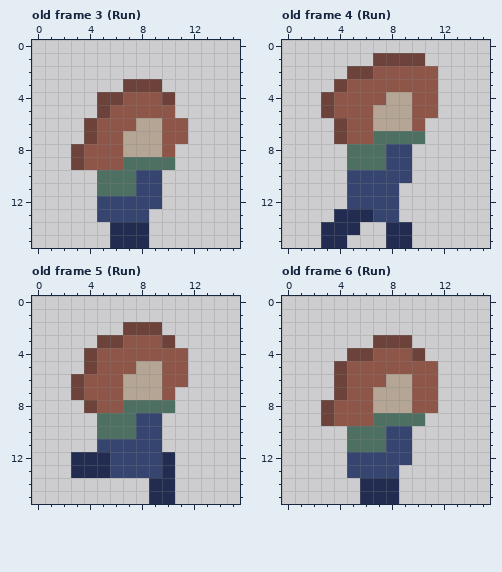
File history of a pixel-art file, Unity Project/Game Off 2025/Assets/Assets/Aseprite Files/Player.aseprite. Above is the file before it was changed.
16x16 pixels, 16 frames. Shown: old frame 3 (Run), old frame 4 (Run), old frame 5 (Run), old frame 6 (Run). The commit also changed other frames, which this record leaves out.
After:
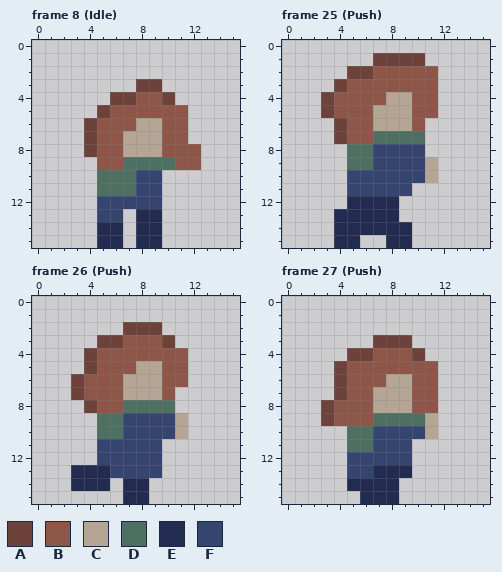
Palette (. is transparent): A #6c423a  B #8e5648  C #b5a594  D #4e7062  E #212c50  F #364470
A new or re-ordered frame is compared with the old frame closest to it.
Log entry: Basic Player Animations Added
The edit:
{"change": "frames 16 -> 38"}
{"where": "frame 8 (Idle) is new; against old frame 3 (Run), layer \"Player\""}
{"frame":8,"y":3,"x":7,"old":"A","new":"."}
{"frame":8,"y":4,"x":5,"old":"A","new":"."}
{"frame":8,"y":4,"x":7,"old":"B","new":"A"}
{"frame":8,"y":5,"x":11,"old":".","new":"B"}
{"frame":8,"y":8,"x":3,"old":"AB","new":".A"}
{"frame":8,"y":8,"x":11,"old":"..","new":"BB"}
{"frame":8,"y":9,"x":3,"old":"AB","new":".."}
{"frame":8,"y":9,"x":11,"old":"..","new":"BB"}
{"frame":8,"y":13,"x":7,"old":"FF.","new":".EE"}
{"frame":8,"y":14,"x":5,"old":".","new":"E"}
{"frame":8,"y":14,"x":7,"old":"E","new":"."}
{"frame":8,"y":14,"x":9,"old":".","new":"E"}
{"frame":8,"y":15,"x":5,"old":".","new":"E"}
{"frame":8,"y":15,"x":7,"old":"E","new":"."}
{"frame":8,"y":15,"x":9,"old":".","new":"E"}
{"where": "frame 25 (Push) is new; against old frame 4 (Run), layer \"Player\""}
{"frame":25,"y":8,"x":7,"old":"D","new":"F"}
{"frame":25,"y":8,"x":10,"old":".","new":"F"}
{"frame":25,"y":9,"x":7,"old":"D","new":"F"}
{"frame":25,"y":9,"x":10,"old":"..","new":"FC"}
{"frame":25,"y":10,"x":10,"old":"..","new":"FC"}
{"frame":25,"y":11,"x":9,"old":".","new":"F"}
{"frame":25,"y":12,"x":5,"old":"FFFF","new":"EEEE"}
{"frame":25,"y":13,"x":7,"old":"FF","new":"EE"}
{"frame":25,"y":14,"x":3,"old":"E","new":"."}
{"frame":25,"y":14,"x":6,"old":"..","new":"EE"}
{"frame":25,"y":15,"x":3,"old":"E","new":"."}
{"frame":25,"y":15,"x":5,"old":".","new":"E"}
{"where": "frame 26 (Push) is new; against old frame 5 (Run), layer \"Player\""}
{"frame":26,"y":9,"x":7,"old":"D","new":"F"}
{"frame":26,"y":9,"x":10,"old":"..","new":"FC"}
{"frame":26,"y":10,"x":7,"old":"D","new":"F"}
{"frame":26,"y":10,"x":10,"old":"..","new":"FC"}
{"frame":26,"y":12,"x":3,"old":"EEE","new":"..F"}
{"frame":26,"y":12,"x":10,"old":"E","new":"."}
{"frame":26,"y":13,"x":10,"old":"E","new":"."}
{"frame":26,"y":14,"x":3,"old":"...","new":"EEE"}
{"frame":26,"y":14,"x":7,"old":"..EE","new":"EE.."}
{"frame":26,"y":15,"x":7,"old":"..EE","new":"EE.."}
{"where": "frame 27 (Push) is new; against old frame 6 (Run), layer \"Player\""}
{"frame":27,"y":9,"x":11,"old":".","new":"C"}
{"frame":27,"y":10,"x":7,"old":"D","new":"F"}
{"frame":27,"y":10,"x":10,"old":"..","new":"FC"}
{"frame":27,"y":11,"x":7,"old":"D","new":"F"}
{"frame":27,"y":13,"x":7,"old":"FF.","new":"EEE"}
{"frame":27,"y":14,"x":5,"old":".","new":"E"}
{"label":"changed","picture_box":[71,79,201,248]}
{"label":"changed","picture_box":[321,144,438,248]}
{"label":"changed","picture_box":[71,413,188,504]}
{"label":"changed","picture_box":[347,413,438,491]}
